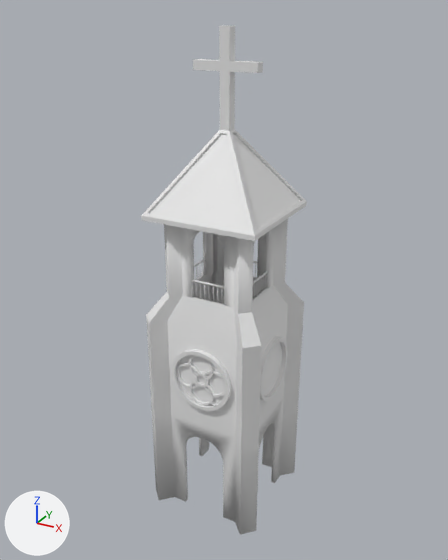
The Blender file BebePied_project/Assets/00_Content/00_Common/00_3D/Pilon.blend as it was, and as the next commit left it.
One viewpoint serves both versions: a camera (50 mm lens) standing at (17.0, -31.4, 31.6) and looking at (-0.3, 0.1, 15.9). Lighting does not change. The marker at lower left points along +X, +Y and +Z.

The older version as bpy lines, for what is in view:
```python
ob_cylinder = bpy.data.objects.new('Cylinder', me_cylinder)
ob_cylinder.parent = ob_pilon
ob_cylinder.location = (0.0, 0.0, 0.0)
ob_cylinder.rotation_euler = (1.571, 0.0, 0.0)  # degrees (90, 0, 0)
ob_cylinder_002 = bpy.data.objects.new('Cylinder.002', me_cylinder_004)
ob_cylinder_002.parent = ob_pilon
ob_cylinder_002.location = (0.0, 0.0, 0.0)
ob_cylinder_002.rotation_euler = (1.571, 0.0, 1.571)  # degrees (90, 0, 90)
ob_cylinder_006 = bpy.data.objects.new('Cylinder.006', me_cylinder_008)
ob_cylinder_006.parent = ob_pilon
ob_cylinder_006.location = (0.0, 0.0, 0.0)
ob_cylinder_006.rotation_euler = (0.0, 3.142, 0.0)  # degrees (0, 180, 0)
ob_pilon = bpy.data.objects.new('Pilon', me_plane_006)
ob_pilon.location = (0.0, 0.0, 0.0)
ob_pilon.rotation_euler = (1.571, 0.0, -3.142)  # degrees (90, 0, -180)
ob_plane_002 = bpy.data.objects.new('Plane.002', me_plane_008)
ob_plane_002.parent = ob_pilon
ob_plane_002.location = (0.0, 0.0, 0.0)
```
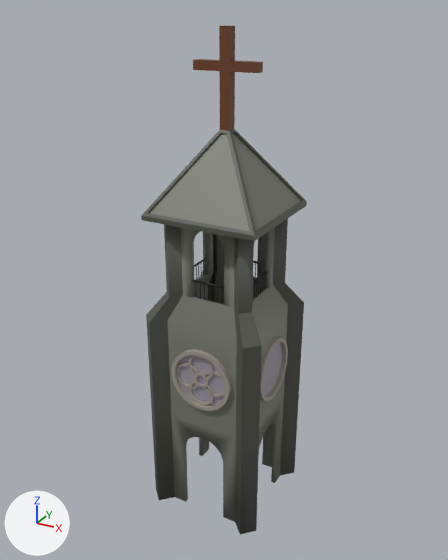
Boxes [x1, y1, x2, y2] around the edits, measured in the pictures (448 x 560 px):
'Cylinder', recoloured: [171, 349, 231, 411] in both
'Cylinder.002', recoloured: [260, 337, 288, 401] in both
'Cylinder.006', recoloured (grey to black): [192, 279, 224, 304] in both
part 1 of me_plane_006, built on: [168, 286, 288, 437] in both
part 2 of me_plane_006, recoloured: [168, 227, 288, 522] in both
part 3 of me_plane_006, recoloured (grey to black): [146, 219, 304, 534] in both
part 4 of me_plane_008, recoloured (white to grey): [149, 133, 301, 231] in both
part 5 of me_plane_008, recoloured (grey to brown): [193, 25, 263, 131] in both
part 6 of me_plane_008, recoloured (white to grey): [141, 129, 307, 241] in both

What changed in the scene script:
```text
Add mat_material_004:
    mat_material_004 = principled_material('Material.004')
    mat_material_004.base_color = (0.00719, 0.00719, 0.00719)  # black #141414
Add mat_material_006:
    mat_material_006 = principled_material('Material.006')
    mat_material_006.base_color = (0.159, 0.0529, 0.0185)  # brown #6f4125
Add mat_material_001:
    mat_material_001 = principled_material('Material.001')
    mat_material_001.base_color = (0.192, 0.202, 0.164)  # grey #797c71
Add mat_material_003:
    mat_material_003 = principled_material('Material.003')
    mat_material_003.base_color = (0.0908, 0.0953, 0.0782)  # dark grey #55574f
Add mat_material:
    mat_material = principled_material('Material')
    mat_material.base_color = (0.367, 0.336, 0.295)  # grey #a39d94
Add mat_material_002:
    mat_material_002 = principled_material('Material.002')
    mat_material_002.base_color = (0.341, 0.315, 0.376)  # grey #9e98a5
Change me_plane_006:
    used by ob_pilon; location = (0.0, 0.0, 0.0); rotation_euler = (1.571, 0.0, -3.142), in degrees (90, 0, -180)
    remove me_plane_006.from_pydata(...)  # 216 vertices, 80 faces; spans x -4.0..4.0, y 0.0..20.7, z -4.0..4.0
    add me_plane_006.from_pydata(...)  # 280 vertices, 96 faces; spans x -4.0..4.0, y 0.0..20.7, z -4.0..4.0
    me_plane_006 part 1
    4 faces are deleted
    64 vertices are added at x -3.2..3.2, y 8.5..12.5, z -3.2..3.2
    16 new faces join them, mat_material_001 (grey #797c71)
    4 new faces join them, mat_material_002 (grey #9e98a5)
    me_plane_006 part 2: 28 faces spanning x -3.2..3.2, y 0.0..20.7, z -3.2..3.2 switch from no material to mat_material_001 (grey #797c71)
    me_plane_006 part 3: 48 faces spanning x -4.0..4.0, y 0.0..20.7, z -4.0..4.0 switch from no material to mat_material_003 (dark grey #55574f)
    add me_plane_006.materials.append(mat_material_002)  # grey #9e98a5
Change me_cylinder:
    where me_cylinder.from_pydata(...)  # 720 vertices, 704 faces; spans x -2.07..2.07, y 8.43..12.57, z 2.86..3.49
    add me_cylinder.materials.append(mat_material)  # grey #a39d94
Change me_cylinder_004:
    where me_cylinder_004.from_pydata(...)  # 128 vertices, 128 faces; spans x -2.07..2.07, y 8.43..12.57, z 3.0..3.49
    add me_cylinder_004.materials.append(mat_material)  # grey #a39d94
Change me_plane_008:
    where me_plane_008.from_pydata(...)  # 64 vertices, 62 faces; spans x -3.63..3.63, y -3.63..3.63, z 20.39..30.74
    used by ob_plane_002; parent = ob_pilon; location = (0.0, 0.0, 0.0)
    me_plane_008 part 4: all 4 faces centred in x -1.87..1.87, y -1.87..1.87, z 22.92 switch from no material to mat_material_001 (grey #797c71)
    me_plane_008 part 5: all 21 faces centred in x -1.99..1.99, y -0.31..0.31, z 26.88..30.74 switch from no material to mat_material_006 (brown #6f4125)
    me_plane_008 part 6: 37 of the faces centred in x -3.63..3.63, y -3.63..3.63, z 20.39..25.23 switch from no material to mat_material_003 (dark grey #55574f)
Change me_cylinder_008:
    where me_cylinder_008.from_pydata(...)  # 160 vertices, 96 faces; spans x -1.15..1.15, y -2.29..-2.16, z -16.65..-15.45
    add me_cylinder_008.materials.append(mat_material_004)  # black #141414
```
